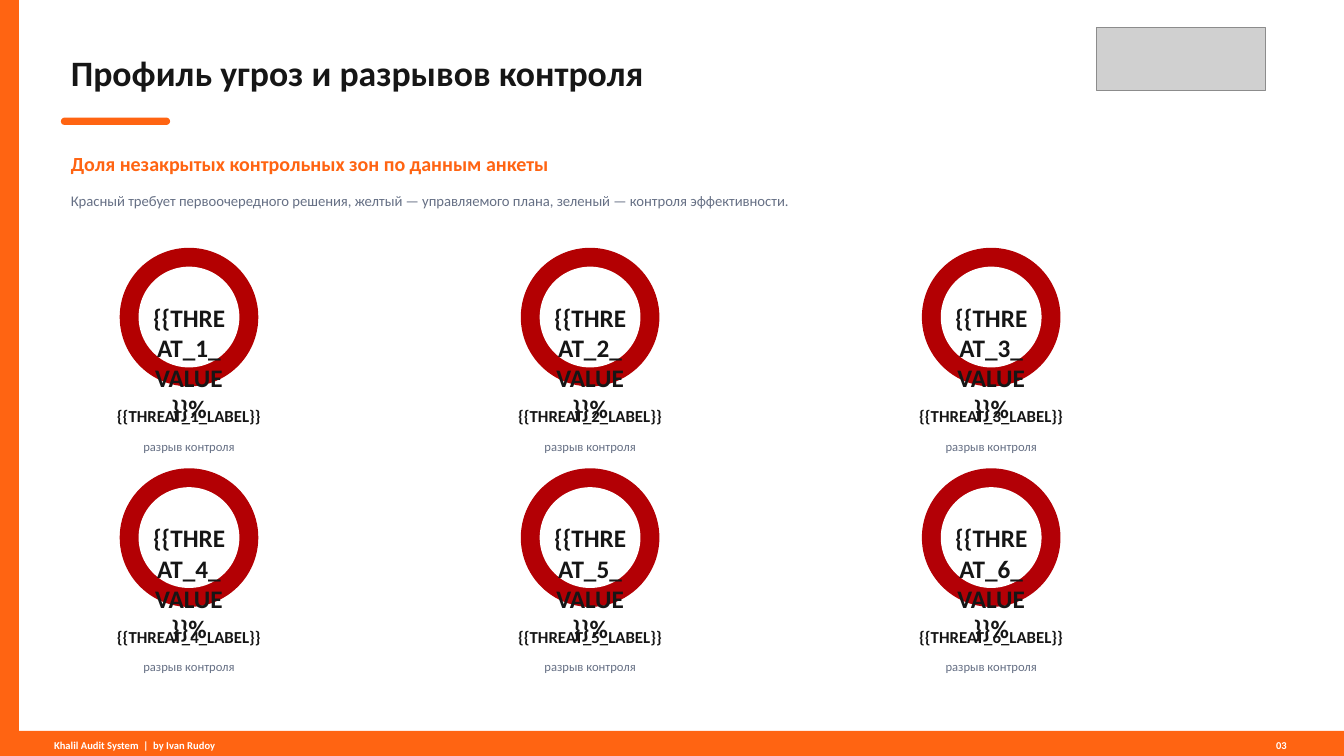
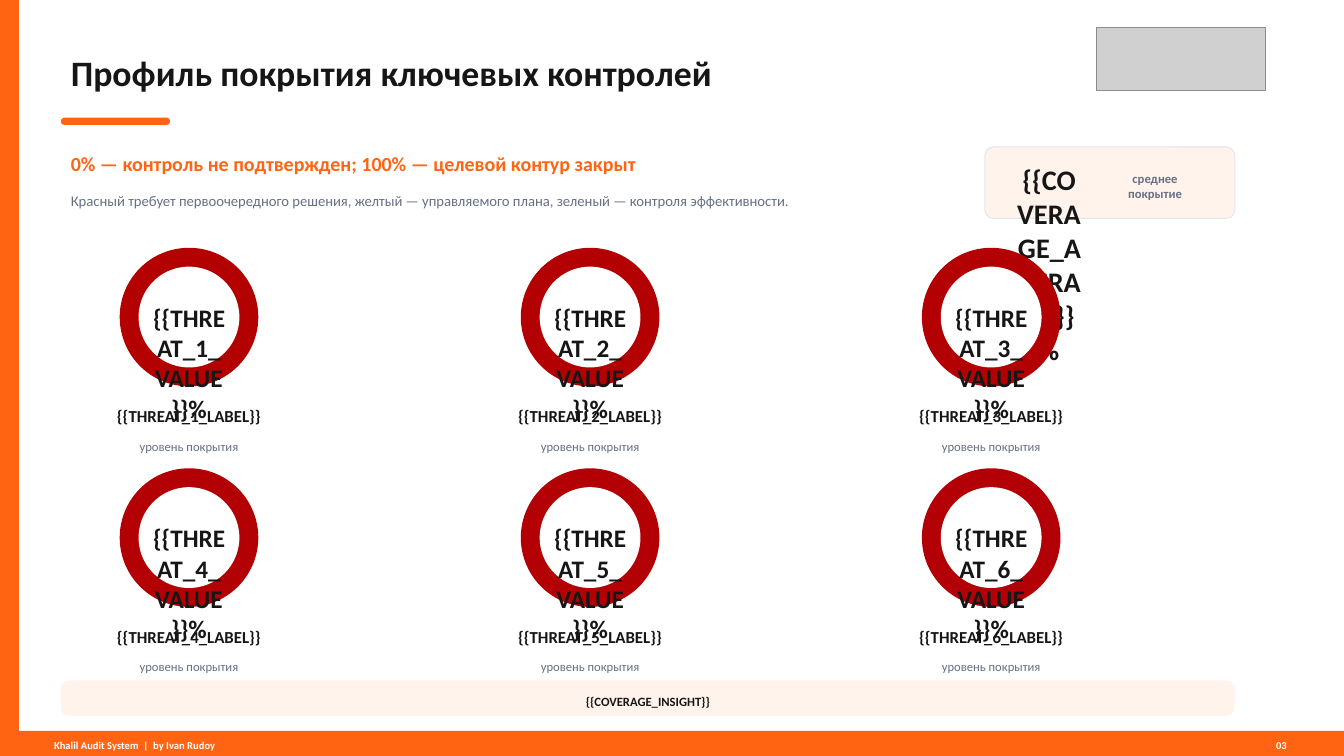
Before and after one commit to irudoy1982/Test, a slide deck: slide 3 of static/audit_presentation_khalil.pptx. Drawn at 1344x756 pixels with LibreOffice and Linux fonts; fonts in the diff are those of the drawing; grey boxes stand for pictures. Boxes give left, top, right and bottom in pixels: in the first picture for what was removed or moved away, otherwise in the second. Text is boxed around its words. In the diff, an @@ line names an element or a change of style, - is before the commit and + after.

```diff
--- a/static/audit_presentation_khalil.pptx
+++ b/static/audit_presentation_khalil.pptx
@@ text at box(71, 61, 712, 92): text changed @@
-Профиль угроз и разрывов контроля
+Профиль покрытия ключевых контролей
@@ rounded rectangle added at box(985, 147, 1235, 219), fill #FFF3EB, outline #E4E7EC 0.75 pt @@
@@ text removed at box(71, 158, 548, 175) @@
-Доля незакрытых контрольных зон по данным анкеты
@@ text added at box(71, 157, 636, 175), 14.2 pt, text #FF6412, bold @@
+0% — контроль не подтвержден; 100% — целевой контур закрыт
@@ text added at box(1128, 177, 1182, 200), 9 pt, text #667085, bold @@
+среднее покрытие
@@ text at box(140, 445, 238, 453): text changed @@
-разрыв контроля
+уровень покрытия
@@ text at box(541, 445, 640, 453): text changed @@
-разрыв контроля
+уровень покрытия
@@ text at box(942, 445, 1041, 453): text changed @@
-разрыв контроля
+уровень покрытия
@@ rounded rectangle added at box(60, 681, 1235, 716), fill #FFF3EB @@
@@ text at box(140, 665, 238, 673): text changed @@
-разрыв контроля
+уровень покрытия
@@ text at box(541, 665, 640, 673): text changed @@
-разрыв контроля
+уровень покрытия
@@ text at box(942, 665, 1041, 673): text changed @@
-разрыв контроля
+уровень покрытия
@@ text added at box(586, 697, 710, 708), 20.2 pt, text #161616, bold @@
+{{COVERAGE_AVERAGE}}%
@@ text added at box(586, 697, 710, 708), 9 pt, text #161616, bold @@
+{{COVERAGE_INSIGHT}}
```
Also in this commit, not shown: 1 other slide changed, 4 other files.
